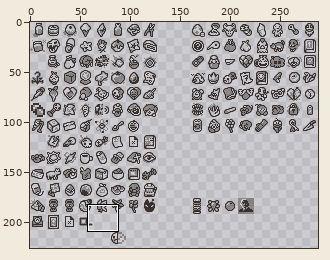
A sprite sheet gets an edit: content/gfx/death_items.png. Above: a wide view before the commit, with the close-up outlined.
Close-up. Before the edit:
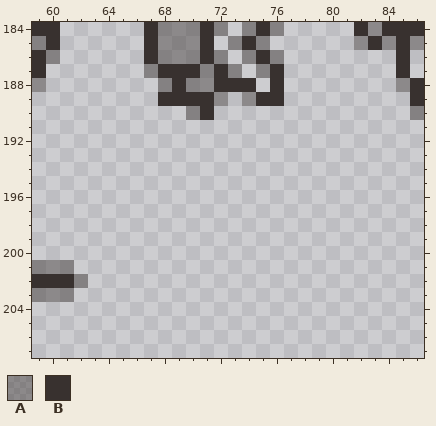
The file is 288x256 pixels. Colours within 5 levels of each other are drawn and written as one. Shown: x 59..86, y 184..207. The wide view leaves out empty margins.
Palette (. is transparent): A #362f2d6d  B #38312f
Pixels before, first column x 59:
184 BB......BAAABA.ABA.....BABBB
185 AB......BAAAB.ABA......ABABA
186 BA......BAAABA.ABA........B.
187 B.......ABBBABA.AB........B.
188 A........ABAABBB.B........AB
189 .........BBBBA.ABB.........B
190 ...........AB..............A
191 ............................
192 ............................
193 ............................
194 ............................
195 ............................
196 ............................
197 ............................
198 ............................
199 ............................
200 ............................
201 AAA.........................
202 BBBA........................
203 AAA.........................
Once edited:
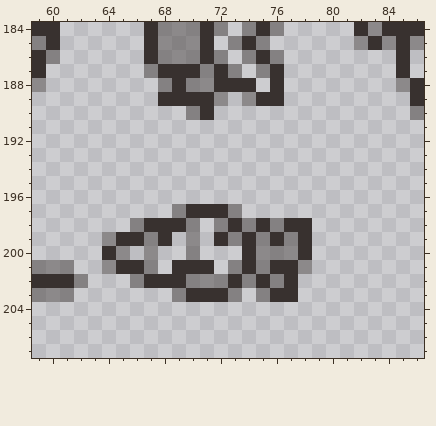
The exact change:
Colour A now appears in row 197 at x 69 and 73; in row 198 at x 66, 70, 72, 74 and 76; in row 199 at x 64, 67, 70, 73, 75 and 77; in row 200 at x 65, 67, 70 and 75 to 77; in row 201 at x 64, 67, 73, 75 and 78; in row 202 at x 66, 70 to 72, 74 and 76.
Colour A now appears in row 203 at x 69, 73 and 75.
Colour B now appears in row 197 at x 70 to 72; in row 198 at x 67 to 69, 73, 75 and 77 to 78; in row 199 at x 65 to 66, 68, 72, 74, 76 and 78; in row 200 at x 64, 74 and 78; in row 201 at x 65 to 66, 69 to 71, 74 and 76 to 77; in row 202 at x 67 to 69, 73, 75 and 77.
Colour B now appears in row 203 at x 70 to 72 and 76 to 77.
Changed places in both close-ups, as pixel boxes (x1, y1, x2, y2):
added: (102, 204, 312, 302)
